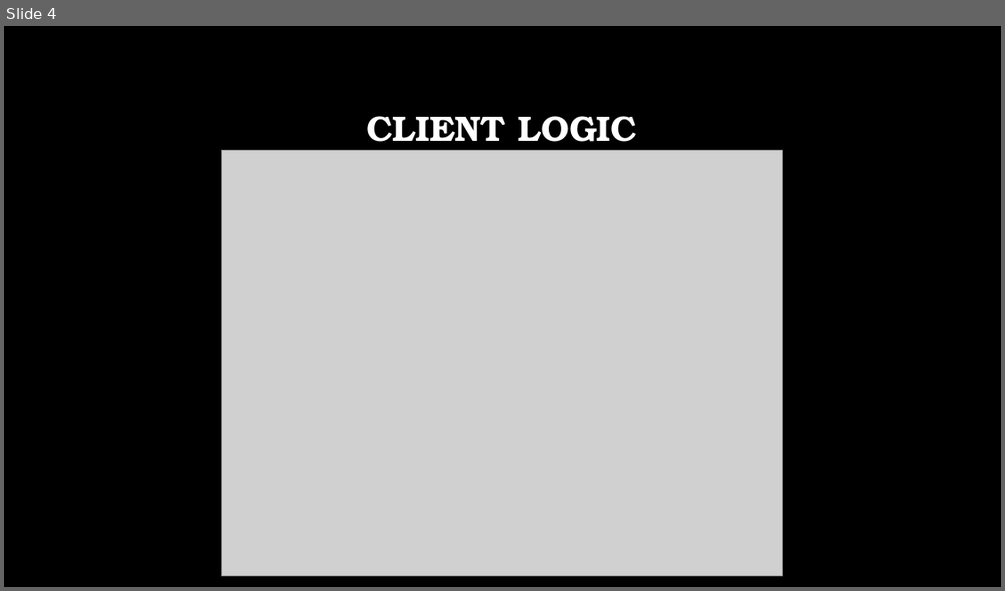
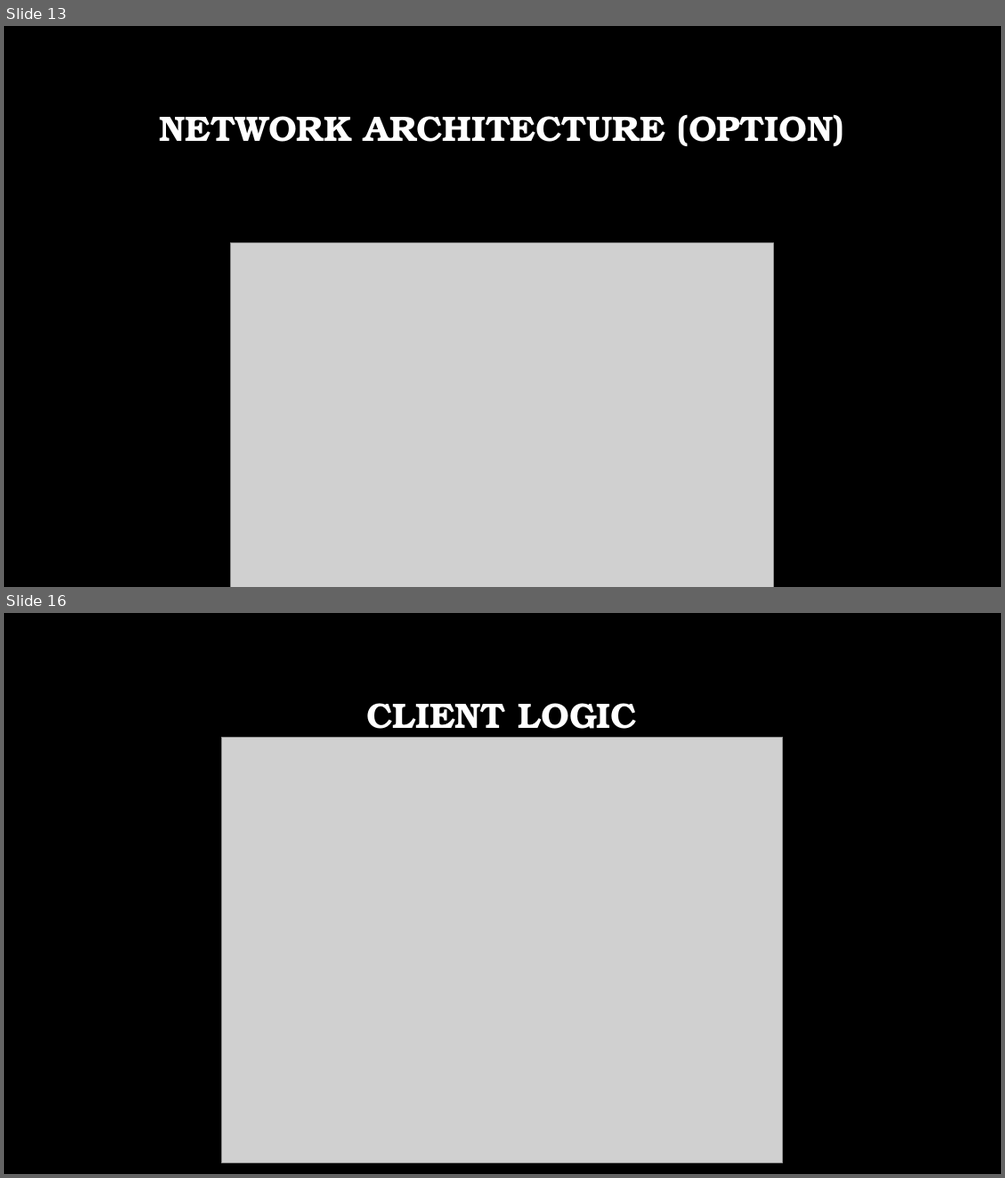
Before and after one commit to DragonRider0o0/CS-4670-Project, a slide deck: CS 4670 – Final Project.pptx. Shown one above the other, each under a label of ours: slide 4 before the commit, slides 13 and 16 after it; the slides between them are not shown. The pictures are 1005x591 and 1005x1178 pixels, drawn with LibreOffice and Linux fonts; fonts in the diff are those of the drawing; grey boxes stand for pictures; background and template pictures are left out. Boxes give left, top, right and bottom in pixels: in the first picture for what was removed or moved away, otherwise in the second. Text is boxed around its words. In the diff, an @@ line names an element or a change of style, - is before the commit and + after.

```diff
--- a/CS 4670 – Final Project.pptx
+++ b/CS 4670 – Final Project.pptx
@@ slide 13 added at [4,26,1001,587], background picture (left out) @@
@@ title added at [159,115,844,146], 34 pt, text #FFFFFF, bold @@
+NETWORK ARCHITECTURE (OPTION)
@@ picture added at [231,243,774,587] @@
@@ what was slide 4 is now slide 16 @@
```
Also in this commit, not shown: 4 slides changed, 14 other slides added, 6 other files.
